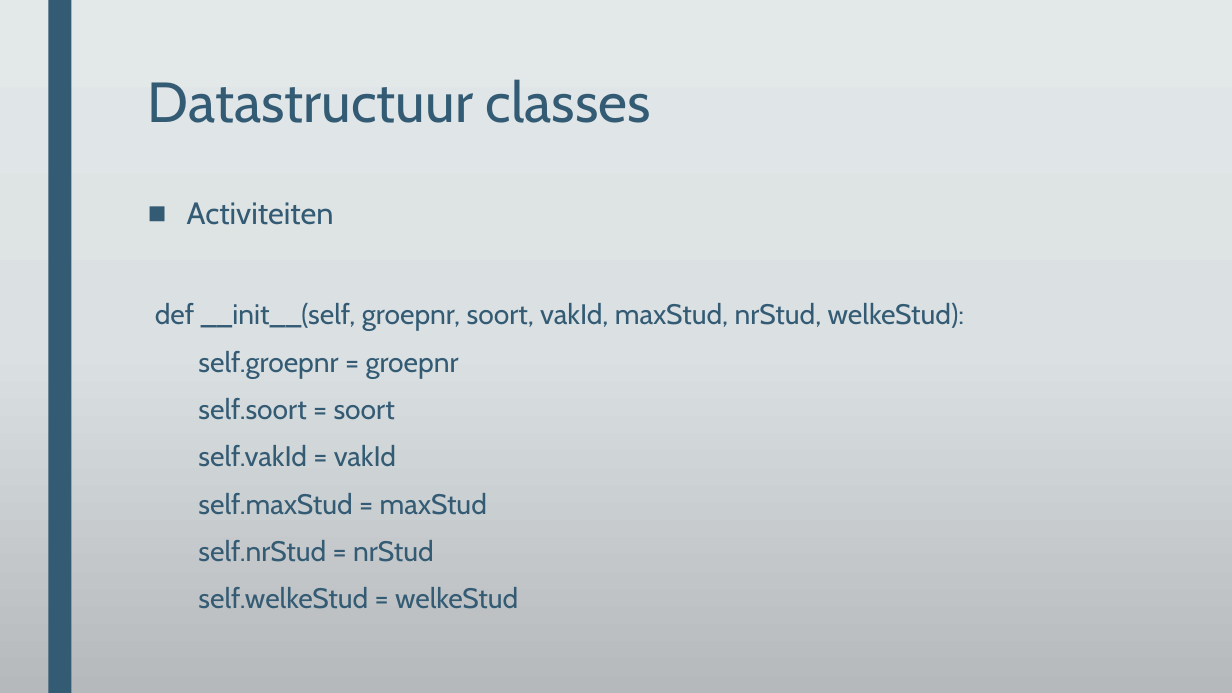
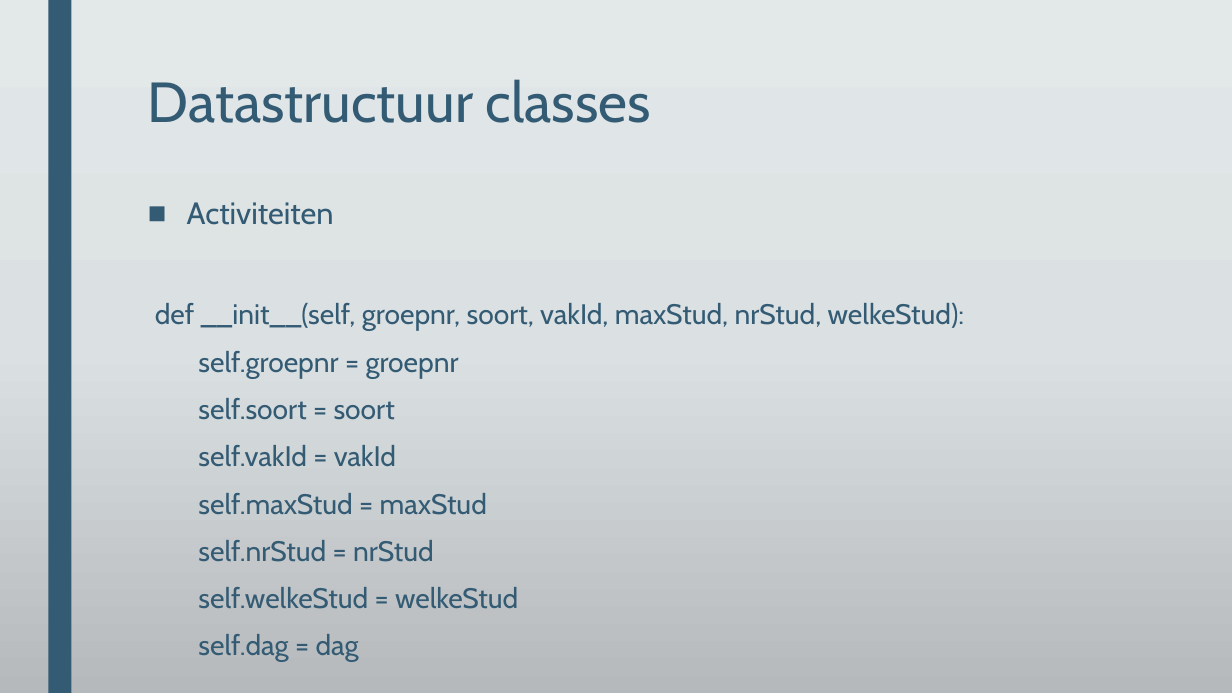
Before and after one commit to DeRoostermakers/Heuristieken, a slide deck: slide 9 of Presentaties/Week2/Lectures & Lesroosters Inleiding en Datastructuur.pptx. Drawn at 1232x693 pixels with LibreOffice and Linux fonts; fonts in the diff are those of the drawing; background and template pictures are left out. Boxes give left, top, right and bottom in pixels: in the first picture for what was removed or moved away, otherwise in the second. Text is boxed around its words. In the diff, an @@ line names an element or a change of style, - is before the commit and + after.

Commit message:
presentatie aangepast

```diff
--- a/Presentaties/Week2/Lectures & Lesroosters Inleiding en Datastructuur.pptx
+++ b/Presentaties/Week2/Lectures & Lesroosters Inleiding en Datastructuur.pptx
@@ text at (198,634,359,662): paragraph added @@
+self.dag = dag
```
